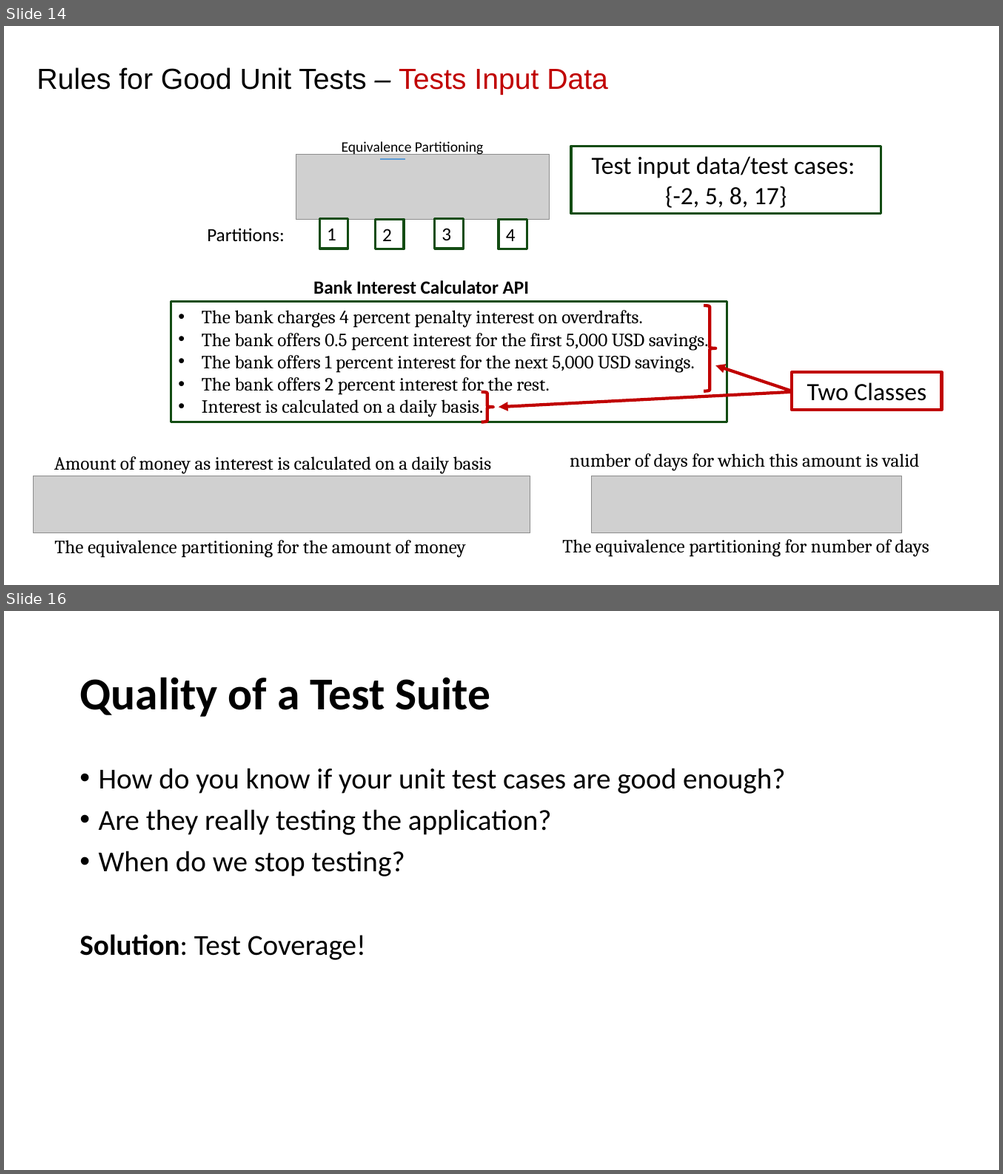
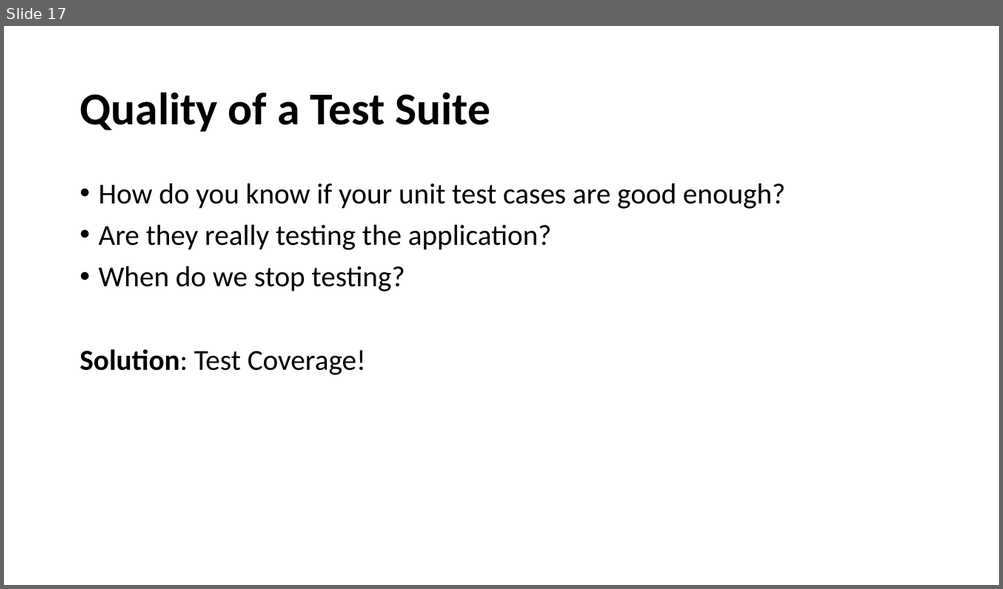
Before and after one commit to johnxu21/johnxu21.github.io, a slide deck: teaching/CS472/Timetable/Software-Testing-and-CI.pptx. Shown one above the other, each under a label of ours: slides 14 and 16 before the commit, slide 17 after it; the slides between them are not shown. The pictures are 1003x1174 and 1003x589 pixels, drawn with LibreOffice and Linux fonts; fonts in the diff are those of the drawing; grey boxes stand for pictures. Boxes give left, top, right and bottom in pixels: in the first picture for what was removed or moved away, otherwise in the second. Text is boxed around its words. In the diff, an @@ line names an element or a change of style, - is before the commit and + after.

```diff
--- a/teaching/CS472/Timetable/Software-Testing-and-CI.pptx
+++ b/teaching/CS472/Timetable/Software-Testing-and-CI.pptx
@@ slide 14 removed at <box>4,26,999,585</box>, background #FFFFFF @@
@@ text removed at <box>37,67,608,95</box> @@
-Rules for Good Unit Tests – Tests Input Data
@@ picture removed at <box>296,154,549,219</box> @@
@@ text removed at <box>341,141,484,156</box> @@
-Equivalence Partitioning
@@ rectangle removed at <box>571,146,881,214</box> @@
-Test input data/test cases:
-{-2, 5, 8, 17}
@@ line removed from (380, 159) to (405, 159) @@
@@ group removed at <box>207,218,527,249</box>: 4 rectangles, 1 text @@
-Partitions:
-1
-2
-3
-4
@@ text removed at <box>313,281,529,295</box> @@
-Bank Interest Calculator API
@@ rectangle removed at <box>171,302,727,423</box> @@
-• The bank charges 4 percent penalty interest on overdrafts.
-• The bank offers 0.5 percent interest for the first 5,000 USD savings.
-• The bank offers 1 percent interest for the next 5,000 USD savings.
-• The bank offers 2 percent interest for the rest.
-• Interest is calculated on a daily basis.
@@ rectangle removed at <box>792,373,942,410</box> @@
-Two Classes
@@ group removed at <box>33,306,792,558</box>: 2 texts, 1 right brace, 1 arrow, 1 picture @@
-The equivalence partitioning for the amount of money
-Amount of money as interest is calculated on a daily basis
@@ group removed at <box>481,392,928,557</box>: 2 texts, 1 right brace, 1 arrow, 1 picture @@
-The equivalence partitioning for number of days
-number of days for which this amount is valid
@@ what was slide 16 is now slide 17 @@
```
Also in this commit, not shown: 5 slides changed, 13 slides added, 10 other slides removed, 3 other files.
